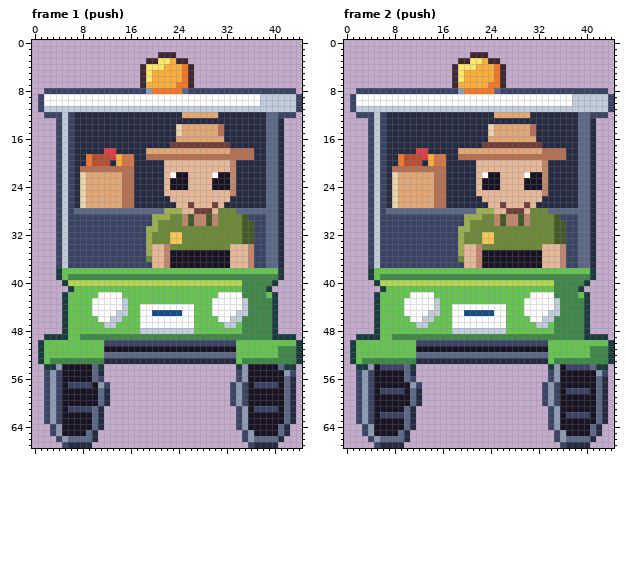
A pixel-art file gets an edit: art/hood-people/ranger-cart@94.aseprite. That is the earlier state.
45x68 pixels, 12 frames. Shown: frame 1 (push), frame 2 (push). The commit also changed other frames, which this record leaves out.
After the commit:
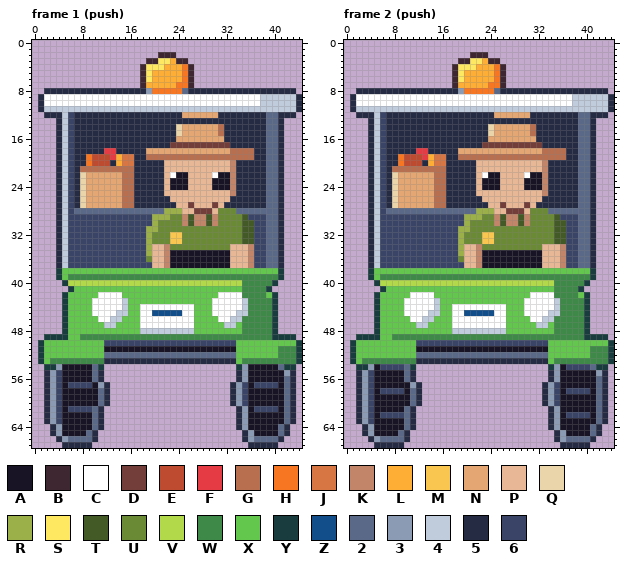
Palette (. is transparent): A #181425  B #3e2731  C #ffffff  D #733e39  E #be4a2f  F #e43b44  G #b86f50  H #f77622  J #d77643  K #c28569  L #feae34  M #f9c74f  N #e4a672  P #e8b796  Q #ead4aa  R #9cb04a  S #fee761  T #445a26  U #6b8a35  V #b2d94a  W #3e8948  X #63c74d  Y #193c3e  Z #124e89  2 #5a6988  3 #8b9bb4  4 #c0cbdc  5 #262b44  6 #3a4466
The edit:
Changed rows in their new state; - is an unchanged pixel.
Frame 1 (push):
first column x 1:
 8 -55555555555555555-------555555555555555555-
 9 5------------------------------------------5
10 5------------------------------------------5
11 5------------------------------------------5
12 -555------------------------------------555-
13 ---5----------------------------------------
14 ---5----------------------------------------
15 ---5----------------------------------------
16 ---5----------------------------------------
17 ---5----------------------------------------
18 ---5----------------------------------------
19 ---5----------------------------------------
20 ---5----------------------------------------
21 ---5----------------------------------------
22 ---5----------------------------------------
23 ---5----------------------------------------
24 ---5----------------------------------------
25 ---5----------------------------------------
26 ---5----------------------------------------
27 ---5----------------------------------------
28 ---5----------------------------------------
29 ---5----------------------------------------
30 ---5----------------------------------------
31 ---5----------------------------------------
32 ---5----------------------------------------
33 ---5----------------------------------------
34 ---5----------------------------------------
35 ---5----------------------------------------
36 ---5----------------------------------------
37 ---5----------------------------------------
first column x 2:
55 5-------------------------------5--------5
56 5--------5----------------------5---------
57 5---------5--------------------5----------
58 5------------------------------5----------
59 5------------------------------5----------
60 5------------------------------5----------
61 5-------------------------------5---------
62 5-------------------------------5---------
63 5-------------------------------5---------
64 -5------------------------------5---------
65 -5-------------------------------5--------
66 --5------------------------------5--------
67 ---5------------------------------5-------
Frame 2 (push): the same change as frame 1 (push)
